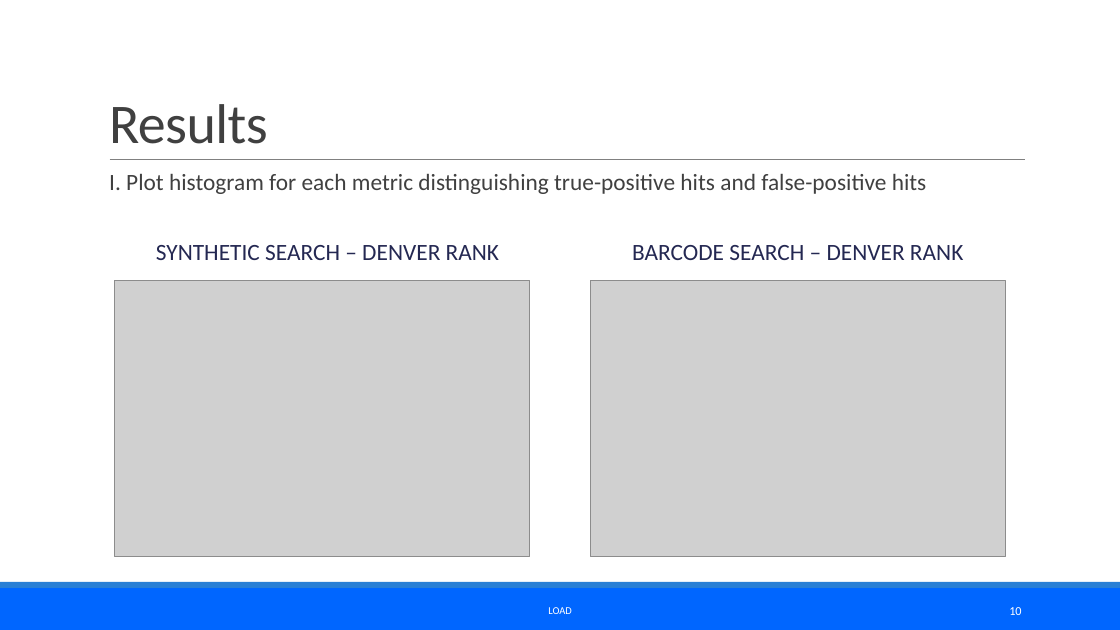
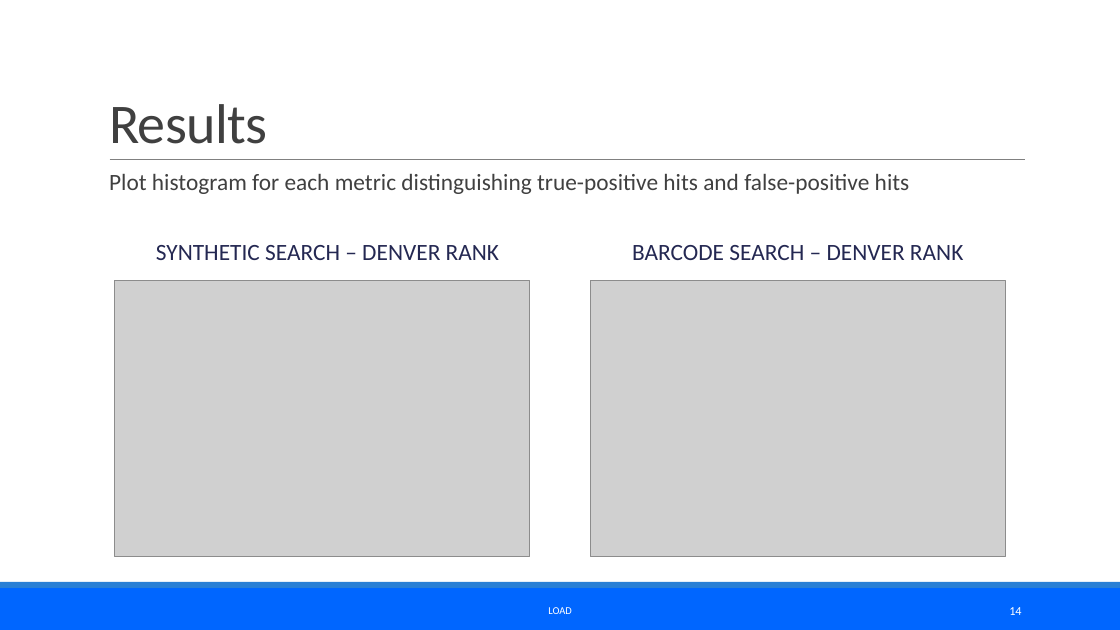
Before and after one commit to jozef1v/MS_Synthetic_Library, a slide deck: slide 14 of Presentation/Prezentácia_MS_Library.pptx (slide 10 before the commit). Drawn at 1120x630 pixels with LibreOffice and Linux fonts; fonts in the diff are those of the drawing; grey boxes stand for pictures. Boxes give left, top, right and bottom in pixels: in the first picture for what was removed or moved away, otherwise in the second. Text is boxed around its words. In the diff, an @@ line names an element or a change of style, - is before the commit and + after.

```diff
--- a/Presentation/Prezentácia_MS_Library.pptx
+++ b/Presentation/Prezentácia_MS_Library.pptx
@@ text at bbox=[109, 174, 910, 194]: text changed @@
-  I. Plot histogram for each metric distinguishing true-positive hits and false-positive hits
+  Plot histogram for each metric distinguishing true-positive hits and false-positive hits
@@ page number at bbox=[1009, 607, 1021, 615]: text changed @@
-10
+14
```
Also in this commit, not shown: 13 other slides changed, 2 slides added, 20 other files.
